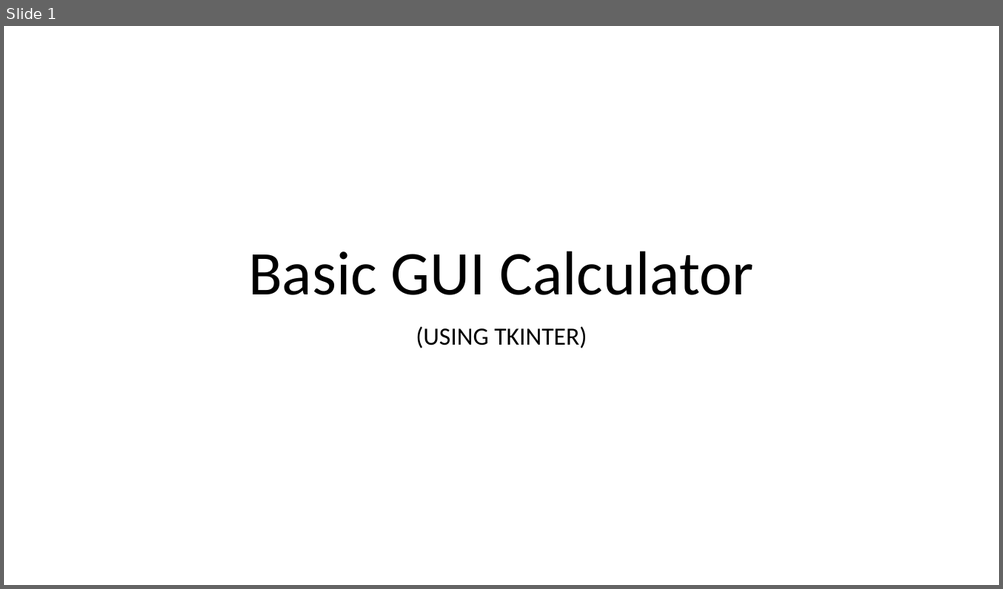
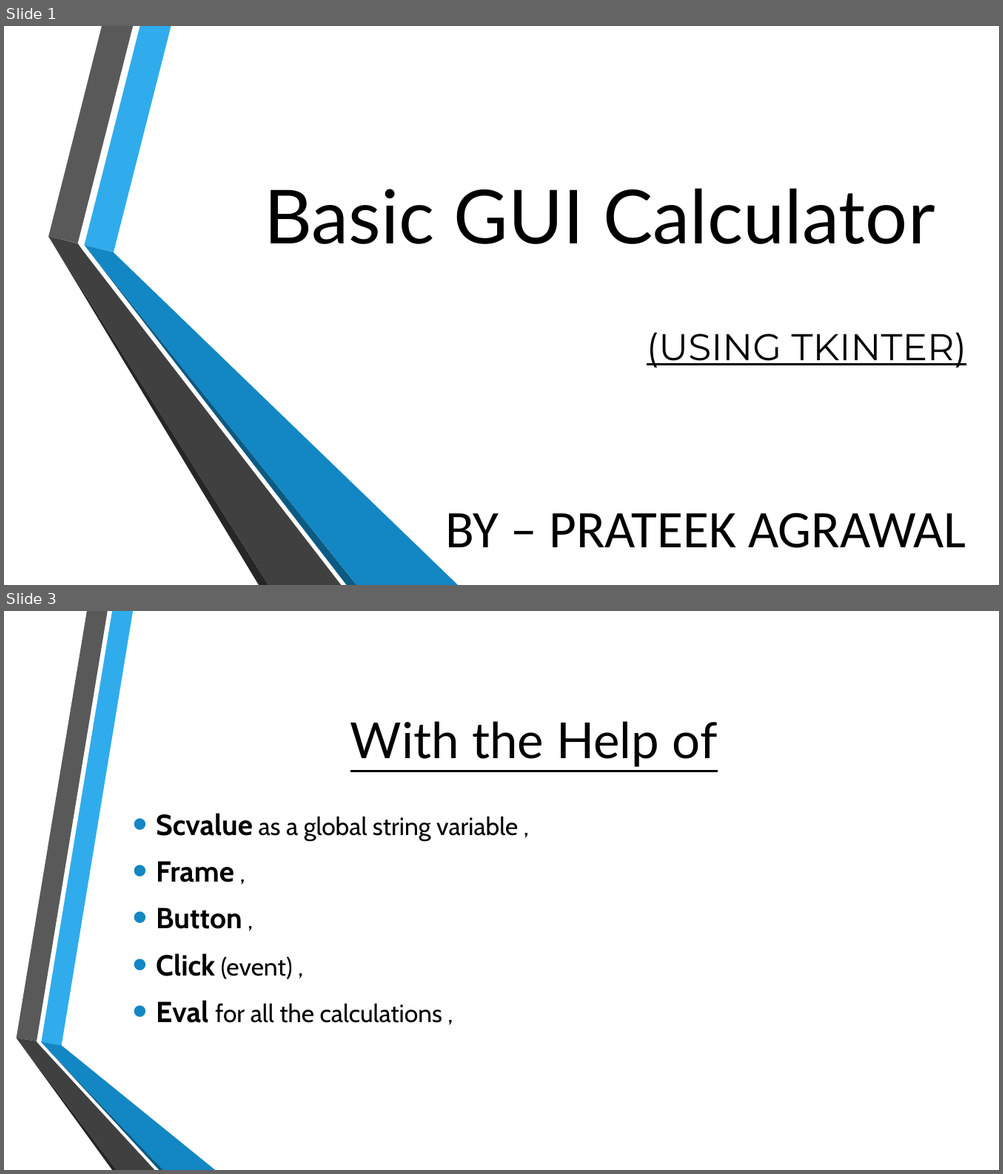
Before and after one commit to prateek3699/Project-1, a slide deck: Calculator.pptx. Shown one above the other, each under a label of ours: slide 1 before the commit, slides 1 and 3 after it; the slides between them are not shown. The pictures are 1003x589 and 1003x1174 pixels, drawn with LibreOffice and Linux fonts; fonts in the diff are those of the drawing; background and template pictures are left out. Boxes give left, top, right and bottom in pixels: in the first picture for what was removed or moved away, otherwise in the second. Text is boxed around its words. In the diff, an @@ line names an element or a change of style, - is before the commit and + after.

```diff
--- a/Calculator.pptx
+++ b/Calculator.pptx
@@ slide 3 added at (4, 611, 999, 1170), background picture (left out) @@
@@ title added at (350, 721, 717, 767), 48 pt, text #000000, underline @@
+With the Help of
@@ text added at (156, 813, 518, 1023), 24 pt, text #000000 @@
+• Scvalue as a global string variable ,
+• Frame ,
+• Button ,
+• Click (event) ,
+• Eval for all the calculations ,
@@ group added at (16, 611, 215, 1170): 6 freeform shapes @@
@@ slide 1 changed as well @@
@@ title "Basic GUI Calculator": place and size @@
-title "Basic GUI Calculator" at (248, 251, 754, 295)
+title "Basic GUI Calculator" at (264, 188, 934, 244)
@@ title "Basic GUI Calculator" at (264, 188, 934, 244): size 60 to 72 pt, font Calibri to Lato; alignment centre to right; line spacing 0.9 to 1 @@
@@ group added at (48, 26, 458, 585): 6 freeform shapes @@
@@ subtitle "(USING TKINTER)": place and size @@
-subtitle "(USING TKINTER)" at (415, 326, 586, 349)
+subtitle "(USING TKINTER)" at (446, 332, 967, 548)
@@ subtitle at (646, 332, 967, 368): size 24 to 36 pt, font Calibri to Montserrat, underline on in "(USING TKINTER)"; alignment centre to right; line spacing 0.9 to 1; more space between paragraphs @@
@@ subtitle at (446, 513, 965, 548): paragraph added @@
+BY – PRATEEK AGRAWAL
```
Also in this commit, not shown: 5 other slides added, 1 other file.
